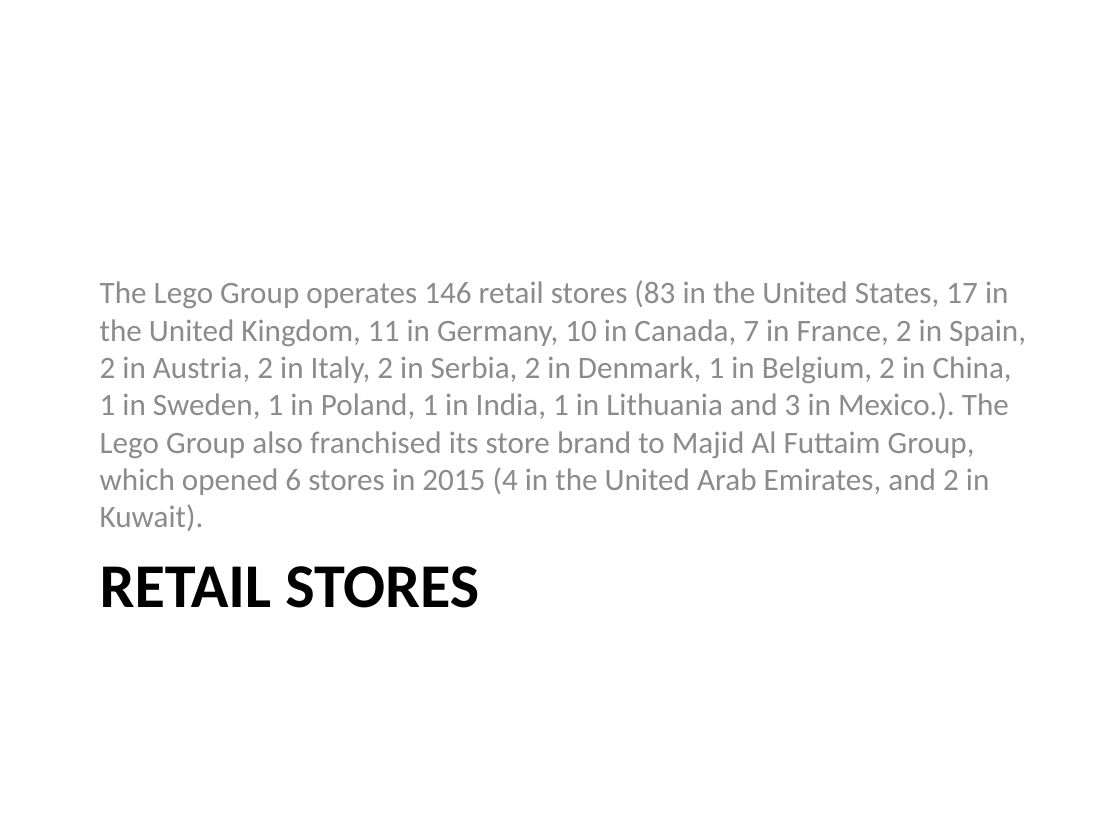
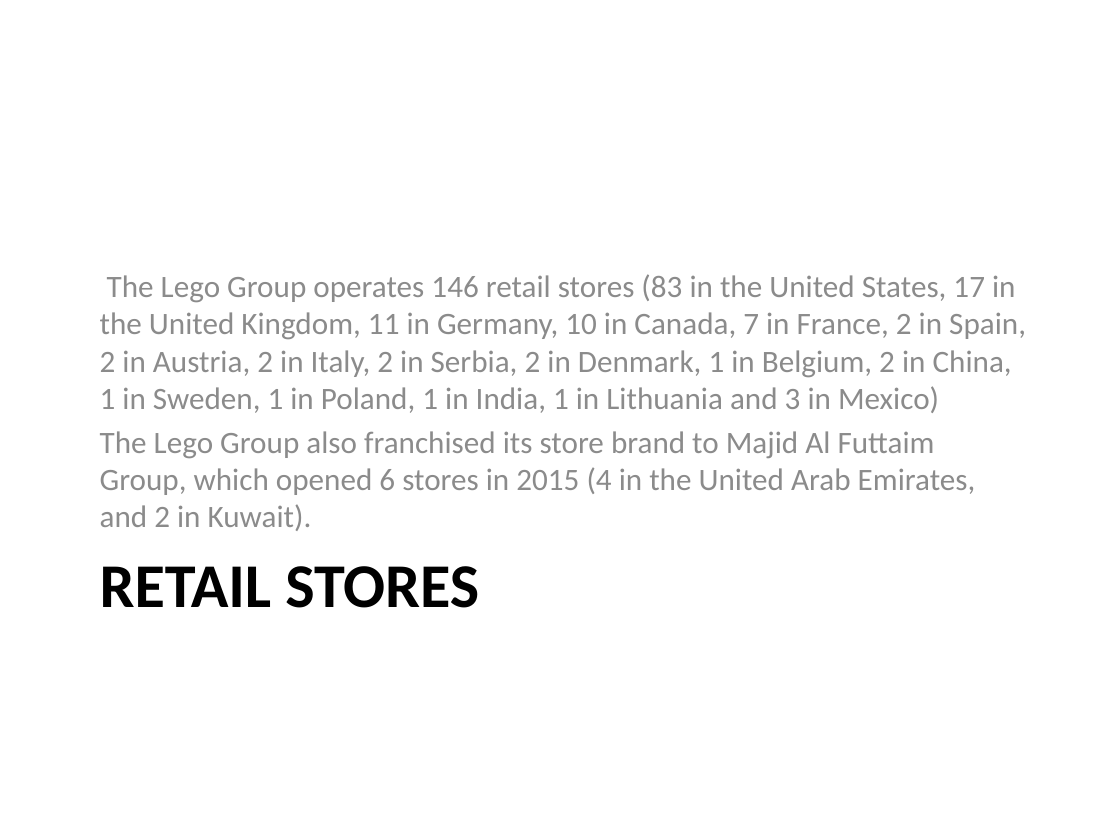
Before and after one commit to GremyTrullier/PFE-Text2Slide, a slide deck: slide 7 of python-pptx/doc_and_ppt/Lego.pptx. Drawn at 1120x840 pixels with LibreOffice and Linux fonts; fonts in the diff are those of the drawing. Boxes give left, top, right and bottom in pixels: in the first picture for what was removed or moved away, otherwise in the second. Text is boxed around its words. In the diff, an @@ line names an element or a change of style, - is before the commit and + after.

```diff
--- a/python-pptx/doc_and_ppt/Lego.pptx
+++ b/python-pptx/doc_and_ppt/Lego.pptx
@@ text at (x1=100, y1=274, x2=1026, y2=531): text changed @@
-The Lego Group operates 146 retail stores (83 in the United States, 17 in the United Kingdom, 11 in Germany, 10 in Canada, 7 in France, 2 in Spain, 2 in Austria, 2 in Italy, 2 in Serbia, 2 in Denmark, 1 in Belgium, 2 in China, 1 in Sweden, 1 in Poland, 1 in India, 1 in Lithuania and 3 in Mexico.). The Lego Group also franchised its store brand to Majid Al Futtaim Group, which opened 6 stores in 2015 (4 in the United Arab Emirates, and 2 in Kuwait).
+The Lego Group operates 146 retail stores (83 in the United States, 17 in the United Kingdom, 11 in Germany, 10 in Canada, 7 in France, 2 in Spain, 2 in Austria, 2 in Italy, 2 in Serbia, 2 in Denmark, 1 in Belgium, 2 in China, 1 in Sweden, 1 in Poland, 1 in India, 1 in Lithuania and 3 in Mexico)
+The Lego Group also franchised its store brand to Majid Al Futtaim Group, which opened 6 stores in 2015 (4 in the United Arab Emirates, and 2 in Kuwait).
```
Also in this commit, not shown: 9 other slides changed, 3 other files.
